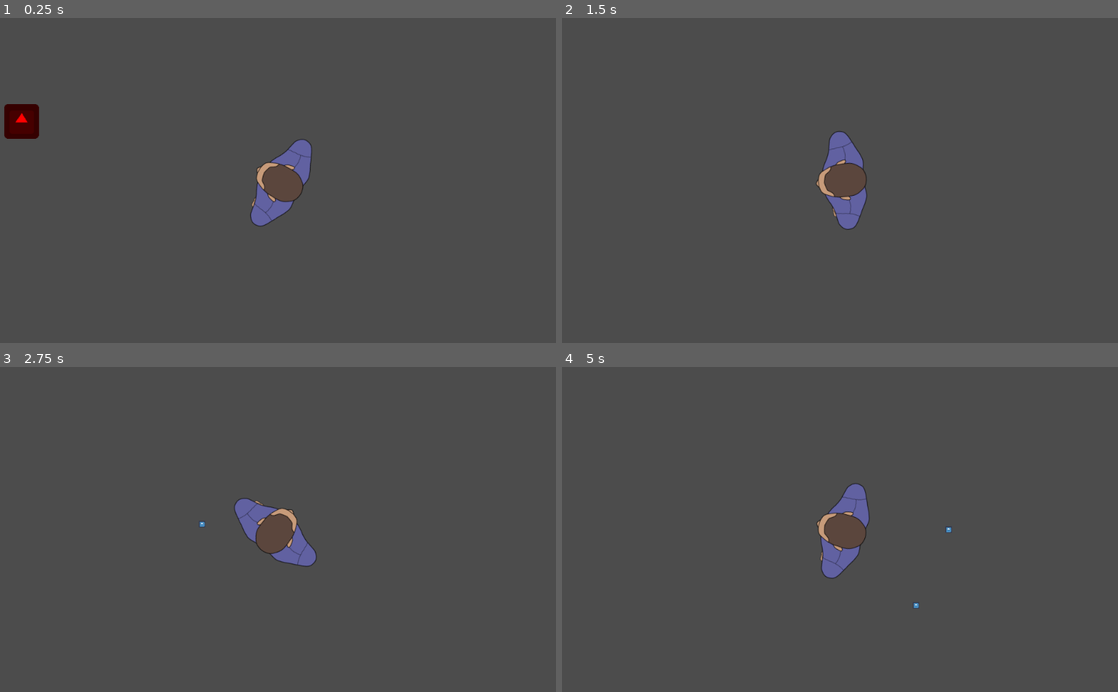
Above: before the commit, frames 1-4 (two rows, left to right).
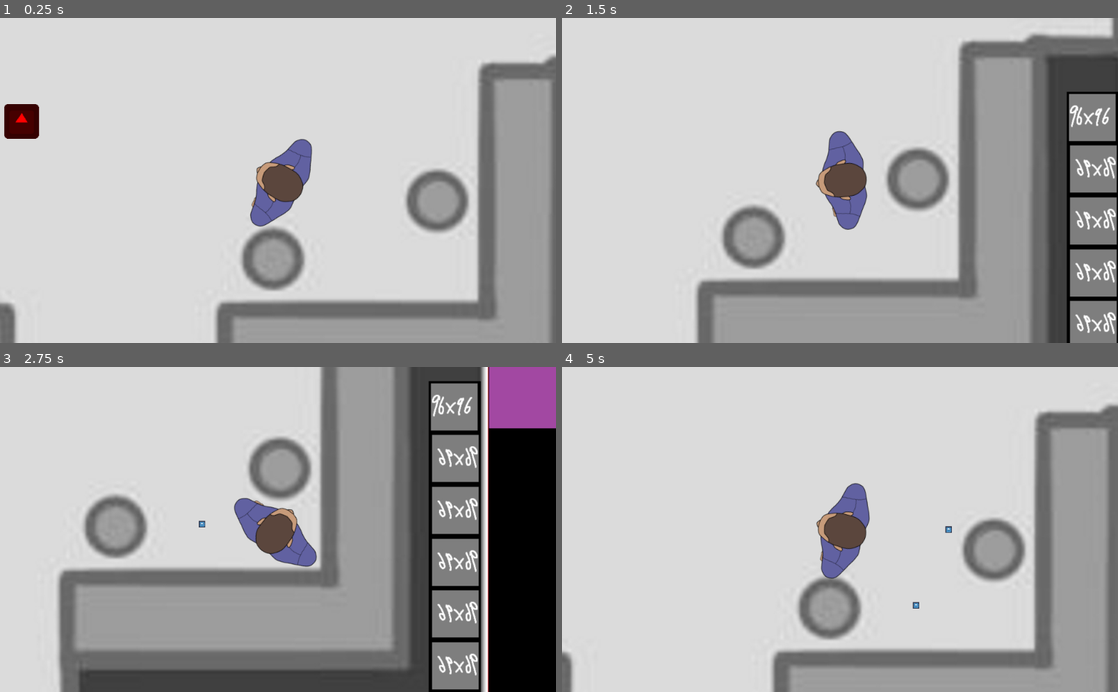
Above: after the commit, the same moments.

Repository: Tretjak/Projekt-vt21
Game: Godot game, scene res://Enemy/Level/Collision.tscn
Same seed, same stepped clock (60 frames per second), same inputs: the game is played once before the commit and once after it. This scene is started directly instead of the project's main scene. The engine's default icon, where the game draws it, is replaced by a stand-in: a white triangle on a blue panel in a dark square.
Inputs (mouse positions are in pixels of both pictures, inside the frame that each line leads up to):
- Up to frame 1 (0.25 s): no input
- Up to frame 2 (1.5 s): tap Enter (ui_accept) at 0.5, 0.77 s; move the mouse to (962, 164) at 0.52 s; hold Right (ui_right) 0.53-1.28 s; move the mouse to (728, 196) at 1.27 s; hold Down (ui_down) from 1.28 s (still down)
- Up to frame 3 (2.75 s): tap Enter (ui_accept) at 1.52 s; move the mouse to (333, 458) at 2.02 s; release Down (ui_down) at 2.03 s; hold Right (ui_right) from 2.03 s (still down)
- Up to frame 4 (5 s): move the mouse to (812, 594) at 2.77 s; release Right (ui_right) at 2.78 s; hold Up (ui_up) 2.78-3.53 s; tap Enter (ui_accept) at 3.02, 3.77, 4.52 s; move the mouse to (1006, 578) at 3.52 s; hold Left (ui_left) from 3.53 s (still down); move the mouse to (673, 480) at 4.27 s

The runs differ from the first frame. In frame 1, 97% of the frame differs, in the area x 0-100%, y 0-100%; in frame 2, 93%; in frame 3, 89%; in frame 4, 98%.

Commit message:
Tobbefix

Diff:
--- a/Projekt vt21/Enemy/Enemy.gd
+++ b/Projekt vt21/Enemy/Enemy.gd
@@ -3,7 +3,7 @@
 const MOVE_SPEED = 25
 
 onready var nav_2d: Navigation2D = get_node("../../Navigation2D")
-
+var lukt = 0
 export (int) var speed = 50
 var goal = Vector2()
 var motion = Vector2()
@@ -20,12 +20,12 @@
 		goal = get_node("../../Player/KinematicBody2D").global_position - global_position
 		move_and_slide(goal * MOVE_SPEED * delta)
 	elif hunt == 2:
-		var lukt = load("res://Enemy/Lukt.tscn").instance()
-		add_child(lukt)
-		goal = get_node("../../Enemy/Lukt/StaticBody2D").global_position - global_position
-		lukt.position = $Lukt.position
-		#goal = get_node("../../StaticBody2D").global_position - global_position
-		#move_and_slide(goal * MOVE_SPEED * delta)
+		if get_node("../../StaticBody2D"):
+			goal = get_node("../../StaticBody2D").global_position - global_position
+			#goal = get_node("../../StaticBody2D").global_position - global_position
+			move_and_slide(goal * MOVE_SPEED * delta)
+		else:
+			hunt = 0
 	elif hunt == 0:
 		if state == 0:
 			velocity.x = 0
@@ -59,10 +59,9 @@
 		print(body)
 		hunt = 1
 		target_list = +1
-	elif body.name == "StaticBody2D" and body != self:
+	elif body.lukt == 1 and body != self:
 		print("Entered:")
 		print(body)
-		hunt = 2
 		target_list = +1
 	pass # Replace with function body.
 
@@ -70,11 +69,10 @@
 	if body.name == "KinematicBody2D" and body != self:
 		print("Exit:")
 		print(body)
-		hunt = 0
+		hunt = 2
 		target_list = -1
-	elif body.name == "StaticBody2D" and body != self:
+	elif body.lukt == 1 and body != self:
 		print("Exit:")
 		print(body)
-		hunt = 0
 		target_list = -1
 	pass # Replace with function body.
--- a/Projekt vt21/Enemy/Enemy.tscn
+++ b/Projekt vt21/Enemy/Enemy.tscn
@@ -21,6 +21,7 @@
 script = ExtResource( 2 )
 
 [node name="Area2D" type="Area2D" parent="KinematicBody2D"]
+collision_layer = 3
 
 [node name="CollisionShape2D" type="CollisionShape2D" parent="KinematicBody2D/Area2D"]
 shape = SubResource( 1 )
--- a/Projekt vt21/Enemy/Level/Collision.tscn
+++ b/Projekt vt21/Enemy/Level/Collision.tscn
@@ -1,12 +1,19 @@
-[gd_scene load_steps=3 format=2]
+[gd_scene load_steps=4 format=2]
 
 [ext_resource path="res://Enemy/Enemy.tscn" type="PackedScene" id=1]
+[ext_resource path="res://Assets/koncept_derft.jpg" type="Texture" id=2]
 [ext_resource path="res://Player.tscn" type="PackedScene" id=3]
 
 [node name="Collision" type="Node2D"]
 
 [node name="Enemy" parent="." instance=ExtResource( 1 )]
 position = Vector2( 164.021, 189.482 )
+z_index = 1
 
 [node name="Player" parent="." instance=ExtResource( 3 )]
 position = Vector2( 636.369, 298.686 )
+
+[node name="Sprite" type="Sprite" parent="."]
+z_index = -4
+texture = ExtResource( 2 )
+offset = Vector2( 700, 1000 )
--- a/Projekt vt21/Enemy/Lukt.gd
+++ b/Projekt vt21/Enemy/Lukt.gd
@@ -1,6 +1,6 @@
 extends StaticBody2D
 
-
+var lukt = 1
 # Declare member variables here. Examples:
 # var a = 2
 # var b = "text"
@@ -8,7 +8,7 @@
 
 # Called when the node enters the scene tree for the first time.
 func _ready():
-	$Timer.start(5)
+	$Timer.start(20)
 	pass # Replace with function body.
 
 
--- a/Projekt vt21/Player.gd
+++ b/Projekt vt21/Player.gd
@@ -8,7 +8,7 @@
 var velocity = Vector2()
 var timer = 0
 var target
-
+var lukt = 0
 
 
 func _physics_process(delta):
--- a/Projekt vt21/rumkollision.tscn
+++ b/Projekt vt21/rumkollision.tscn
@@ -69,6 +69,7 @@
 
 [node name="Room-overlay" type="Sprite" parent="StaticBody2D"]
 position = Vector2( 1304.58, 2059.98 )
+z_index = -7
 texture = ExtResource( 1 )
 
 [node name="LightOccluder2D" type="LightOccluder2D" parent="StaticBody2D"]
